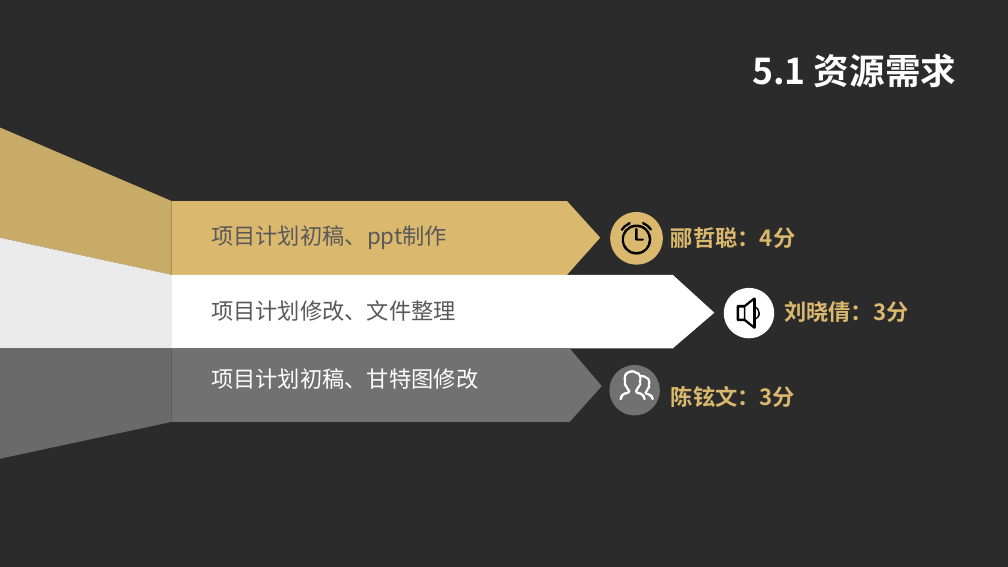
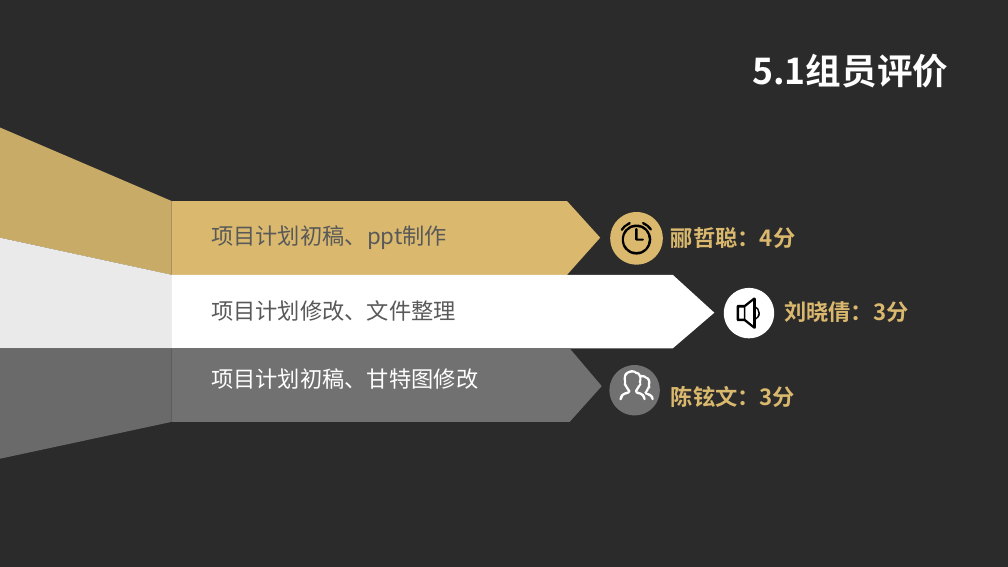
Before and after one commit to SE-2018-G01/TimeNote, a slide deck: slide 22 of SE2018春-G01-项目计划.pptx. Drawn at 1008x567 pixels with LibreOffice and Linux fonts; fonts in the diff are those of the drawing; background and template pictures are left out; a plain dark background stands for a picture behind light text. Boxes give left, top, right and bottom in pixels: in the first picture for what was removed or moved away, otherwise in the second. Text is boxed around its words. In the diff, an @@ line names an element or a change of style, - is before the commit and + after.

```diff
--- a/SE2018春-G01-项目计划.pptx
+++ b/SE2018春-G01-项目计划.pptx
@@ text at <box>752,54,948,88</box>: text changed; font Noto Sans CJK SC to Noto Sans CJK JP @@
-5.1 资源需求
+5.1组员评价
```
Also in this commit, not shown: 4 other slides changed.
